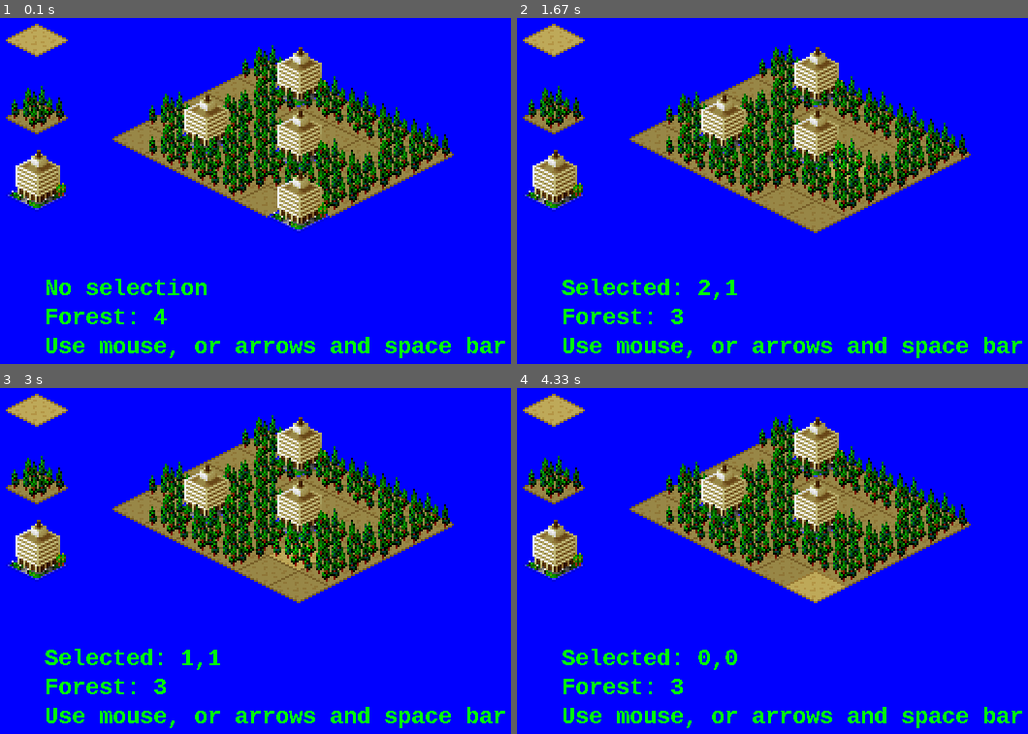
Above: before the commit, frames 1-4 (two rows, left to right).
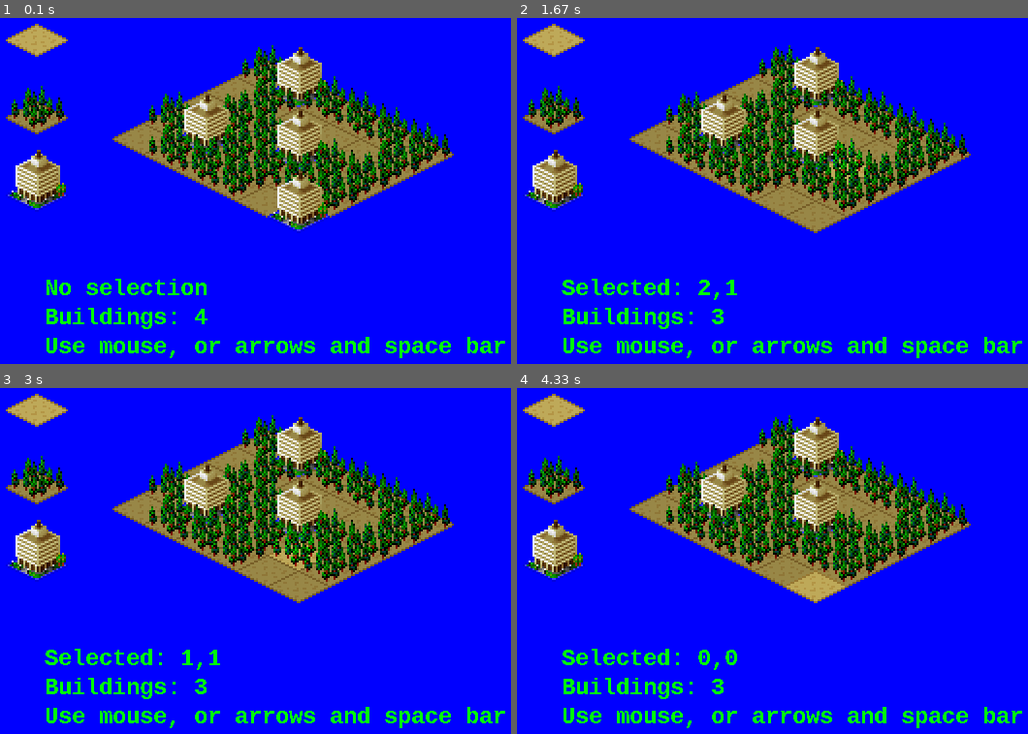
Above: after the commit, the same moments.

Repository: nst/PyGame
Game: pygame game, started from terrain_editor/terrain_editor.py
The game is run twice, just before and just after one commit, with the same random seed, the same clock (stepped at 60 frames per second) and the same inputs.
Inputs (mouse positions are in pixels of both pictures, inside the frame that each line leads up to):
- Up to frame 1 (0.1 s): no input
- Up to frame 2 (1.67 s): click (813, 201) at 0.38 s; hold Right 0.67-1.13 s; hold Up 1.17-1.57 s; hold Right from 1.6 s (still down)
- Up to frame 3 (3 s): release Right at 2.23 s; hold Left from 2.27 s (still down)
- Up to frame 4 (4.33 s): release Left at 3.05 s; hold Down 3.08-3.98 s; hold Left from 4.02 s (still down)

The runs differ from the first frame. In frame 1, 0.4% of the frame differs, in the area x 9-41%, y 83-90%; in frame 2, 0.5%; in frame 3, 0.5%; in frame 4, 0.5%.

Commit message:
fix name of counted items to display

Diff:
--- a/terrain_editor/terrain_editor.py
+++ b/terrain_editor/terrain_editor.py
@@ -252,7 +252,7 @@
     text = font.render(s, False, (0,255,0))
     screen.blit(text, [50, 300])
 
-    s = "Forest: %d" % w.nb_buildings()
+    s = "Buildings: %d" % w.nb_buildings()
     text = font.render(s, False, (0,255,0))
     screen.blit(text, [50, 330])
 
